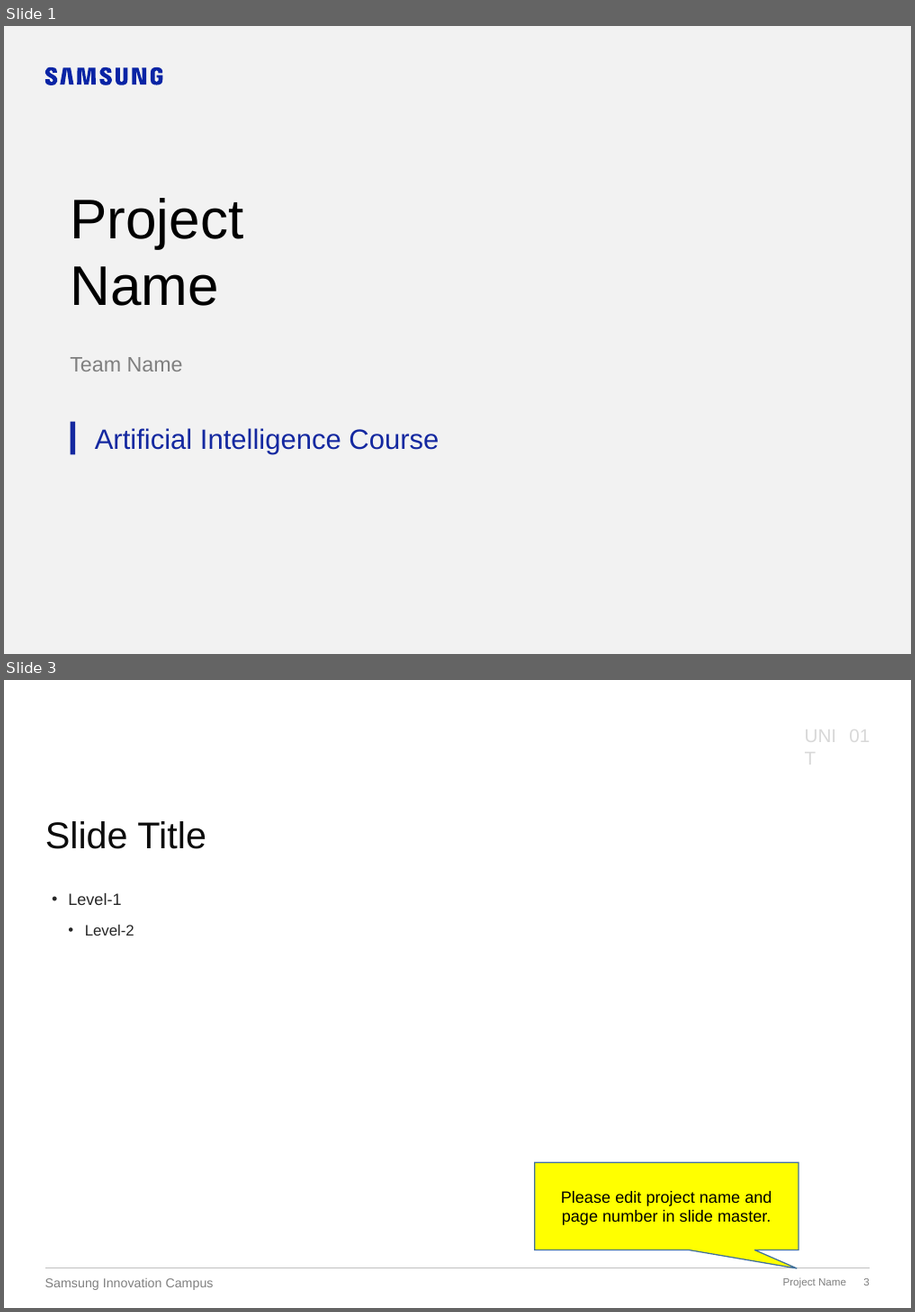
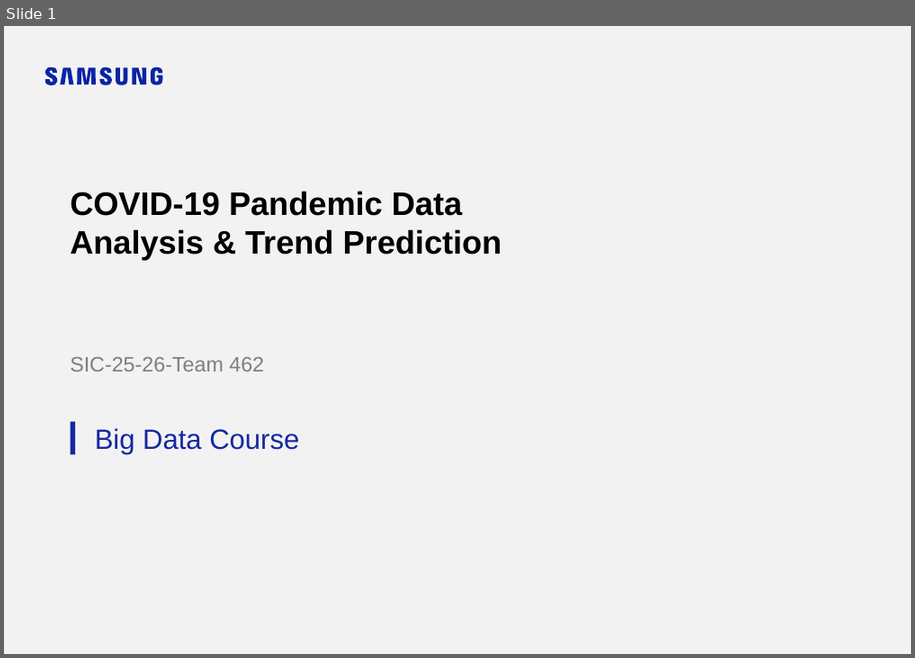
Before and after one commit to prabh9050/SIC-25-26-TEAM462, a slide deck: submission_template/4 Project Presentation.pptx. Shown one above the other, each under a label of ours: slides 1 and 3 before the commit, slide 1 after it; the slides between them are not shown. The pictures are 915x1312 and 915x658 pixels, drawn with LibreOffice and Linux fonts; fonts in the diff are those of the drawing; background and template pictures are left out. Boxes give left, top, right and bottom in pixels: in the first picture for what was removed or moved away, otherwise in the second. Text is boxed around its words. In the diff, an @@ line names an element or a change of style, - is before the commit and + after.

```diff
--- a/submission_template/4 Project Presentation.pptx
+++ b/submission_template/4 Project Presentation.pptx
@@ slide 3 removed at [4,680,911,1308], background picture (left out) @@
@@ text removed at [76,721,702,747] @@
-Subtitle
@@ text removed at [805,724,847,747] @@
-UNIT
@@ text removed at [849,726,870,747] @@
-01
@@ title removed at [45,821,206,849] @@
-Slide Title
@@ text removed at [68,893,121,905] @@
-1.1
@@ text removed at [68,893,134,936] @@
-• Level-1
-  • Level-2
@@ speech box removed at [535,1162,799,1250] @@
-Please edit project name and page number in slide master.
@@ line removed from (45, 1269) to (869, 1269) @@
@@ text removed at [45,1278,214,1290] @@
-Samsung Innovation Campus
@@ text removed at [783,1278,846,1288] @@
-Project Name
@@ page number removed at [864,1278,869,1286] @@
-3
@@ slide 1 changed as well @@
@@ title at [70,191,503,260]: text changed; size 48 to 28 pt; bold on @@
-Project
-Name
+COVID-19 Pandemic Data Analysis & Trend Prediction
@@ text at [70,357,264,372]: text changed @@
-Team Name
+SIC-25-26-Team 462
@@ text at [95,428,299,455]: text changed @@
-Artificial Intelligence Course
+Big Data Course
```
Also in this commit, not shown: 1 other slide changed, 17 slides added, 1 other slide removed, 3 other files.
